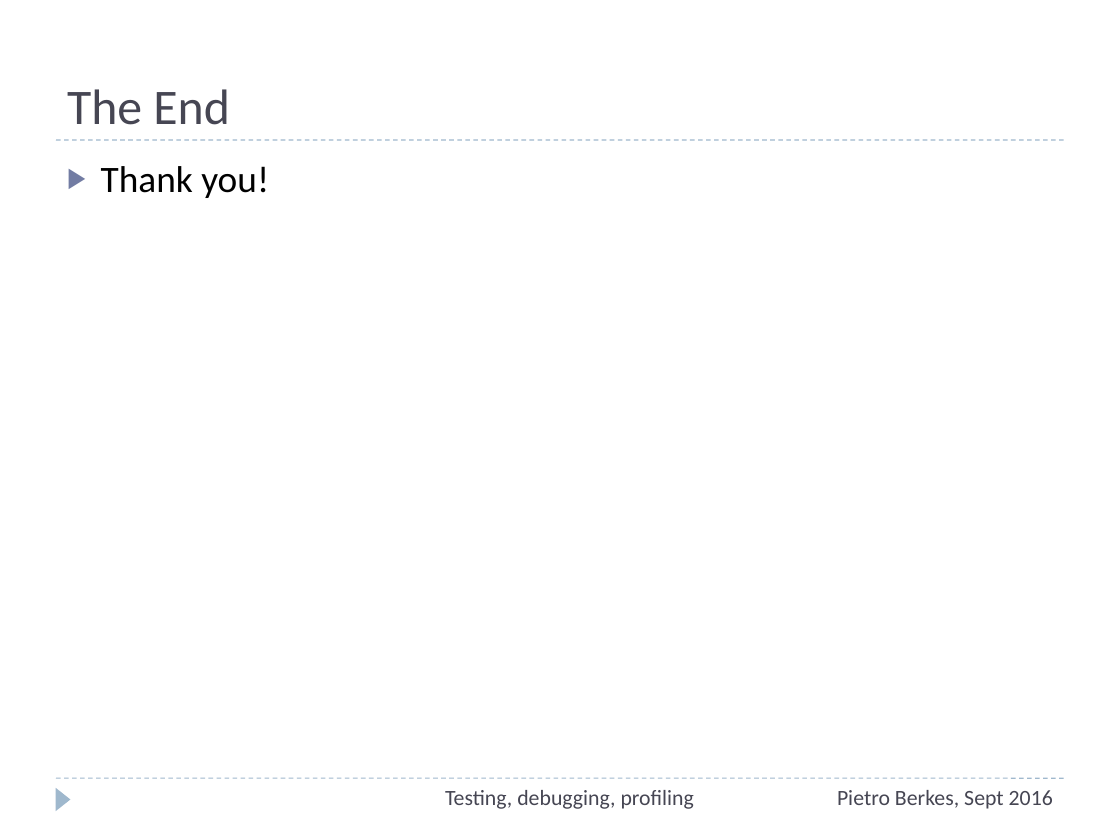
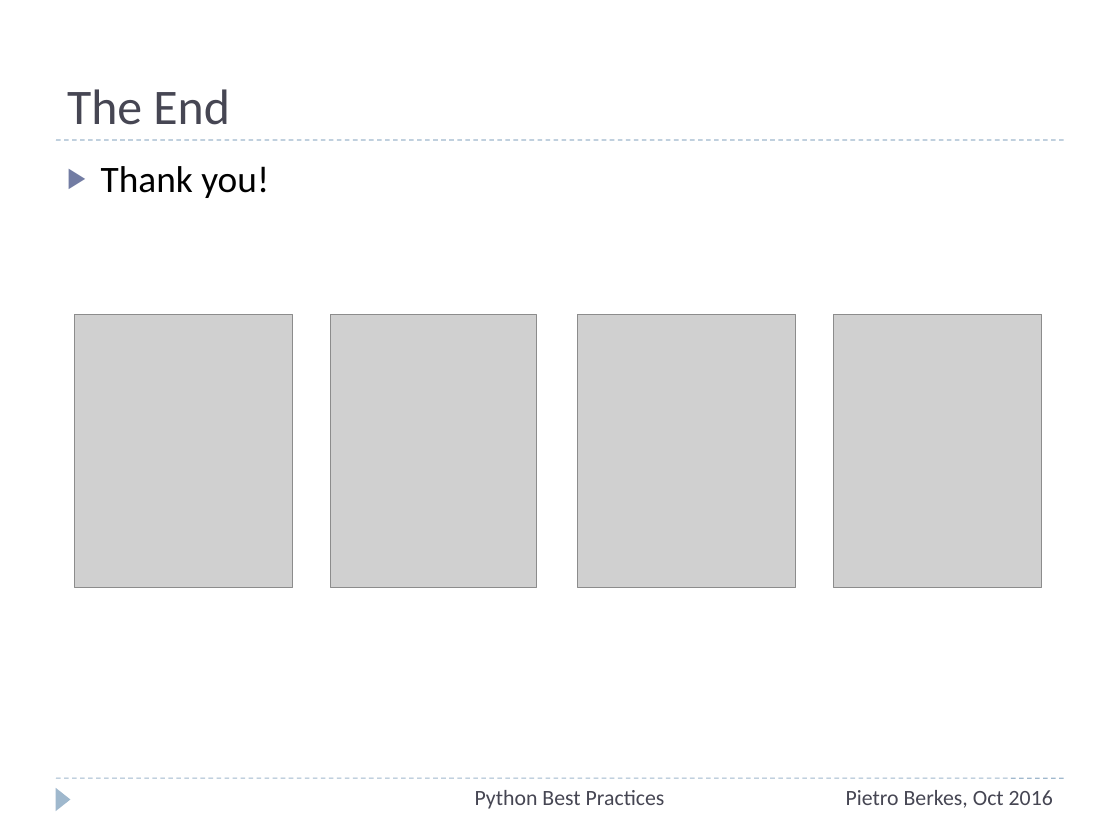
Before and after one commit to ASPP/testing_debugging_profiling, a slide deck: slide 89 of testing-debugging-profiling.pptx (slide 74 before the commit). Drawn at 1120x840 pixels with LibreOffice and Linux fonts; fonts in the diff are those of the drawing; grey boxes stand for pictures. Boxes give left, top, right and bottom in pixels: in the first picture for what was removed or moved away, otherwise in the second. Text is boxed around its words. In the diff, an @@ line names an element or a change of style, - is before the commit and + after.

```diff
--- a/testing-debugging-profiling.pptx
+++ b/testing-debugging-profiling.pptx
@@ picture added at (75, 315, 293, 588) @@
@@ picture added at (330, 315, 536, 588) @@
@@ picture added at (578, 315, 796, 588) @@
@@ picture added at (833, 315, 1042, 588) @@
@@ text at (475, 790, 665, 809): text changed @@
-Testing, debugging, profiling
+Python Best Practices
@@ text at (846, 790, 1053, 808): text changed @@
-Pietro Berkes, Sept 2016
+Pietro Berkes, Oct 2016
```
Also in this commit, not shown: 64 other slides changed, 25 slides added, 11 slides removed.
